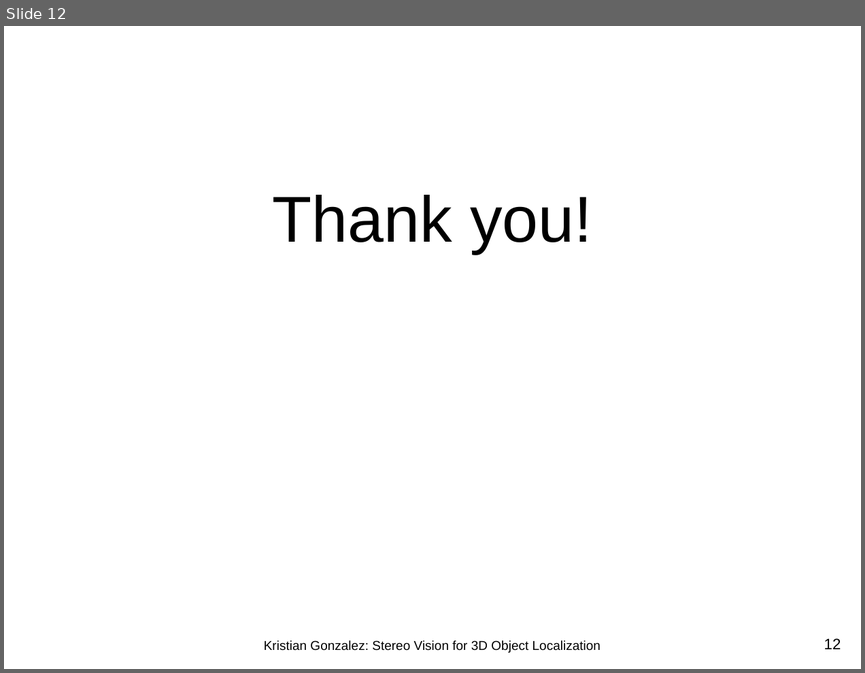
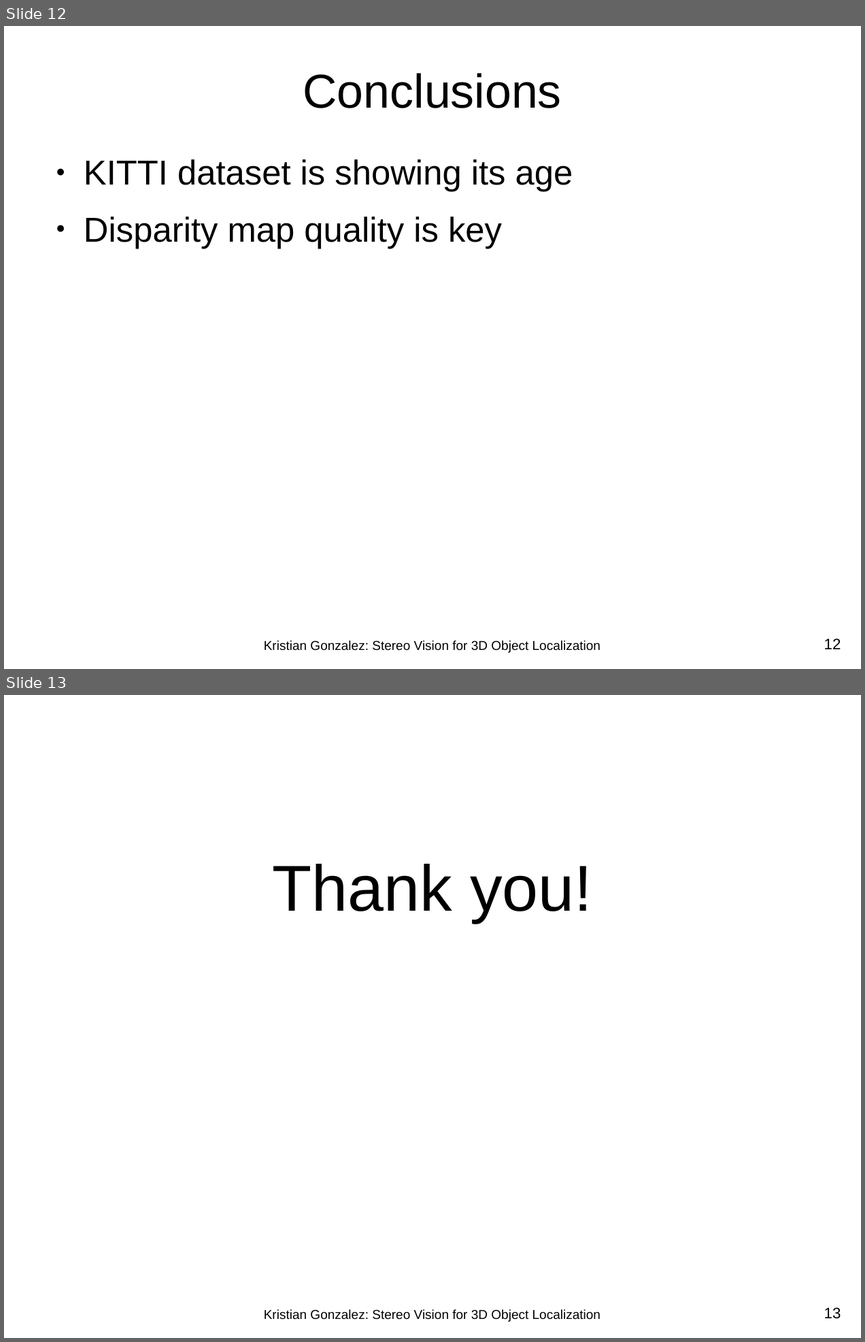
Before and after one commit to kjgonzalez/codefiles, a slide deck: k_thesis/02_presentation/thesis_presentation.odp. Shown one above the other, each under a label of ours: slide 12 before the commit, slides 12 and 13 after it. The pictures are 865x673 and 865x1342 pixels, drawn with LibreOffice and Linux fonts; fonts in the diff are those of the drawing; background and template pictures are left out. Boxes give left, top, right and bottom in pixels: in the first picture for what was removed or moved away, otherwise in the second. Text is boxed around its words. In the diff, an @@ line names an element or a change of style, - is before the commit and + after.

```diff
--- a/k_thesis/02_presentation/thesis_presentation.odp
+++ b/k_thesis/02_presentation/thesis_presentation.odp
@@ slide 12 added at [4, 26, 861, 669], background #FFFFFF @@
@@ title added at [303, 73, 562, 108], 44 pt, text #000000 @@
+Conclusions
@@ text added at [84, 159, 573, 248], 32 pt, text #000000 @@
+● KITTI dataset is showing its age
+● Disparity map quality is key
@@ text added at [264, 640, 600, 652], 12 pt, text #000000 @@
+Kristian Gonzalez: Stereo Vision for 3D Object Localization
@@ page number added at [824, 638, 841, 649], 14 pt, text #000000 @@
+12
@@ what was slide 12 is now slide 13 @@
@@ page number at [824, 1307, 841, 1319]: text changed @@
-12
+13
```
Also in this commit, not shown: 6 slides changed, 1 other slide added, 1 other file.
